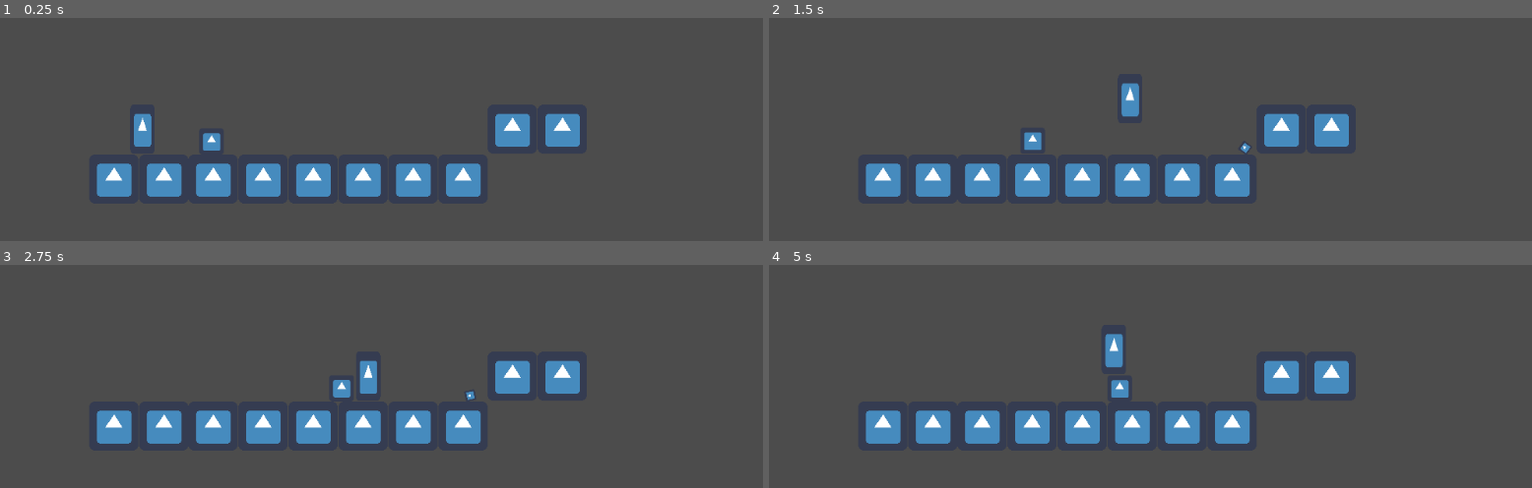
Above: before the commit, frames 1-4 (two rows, left to right).
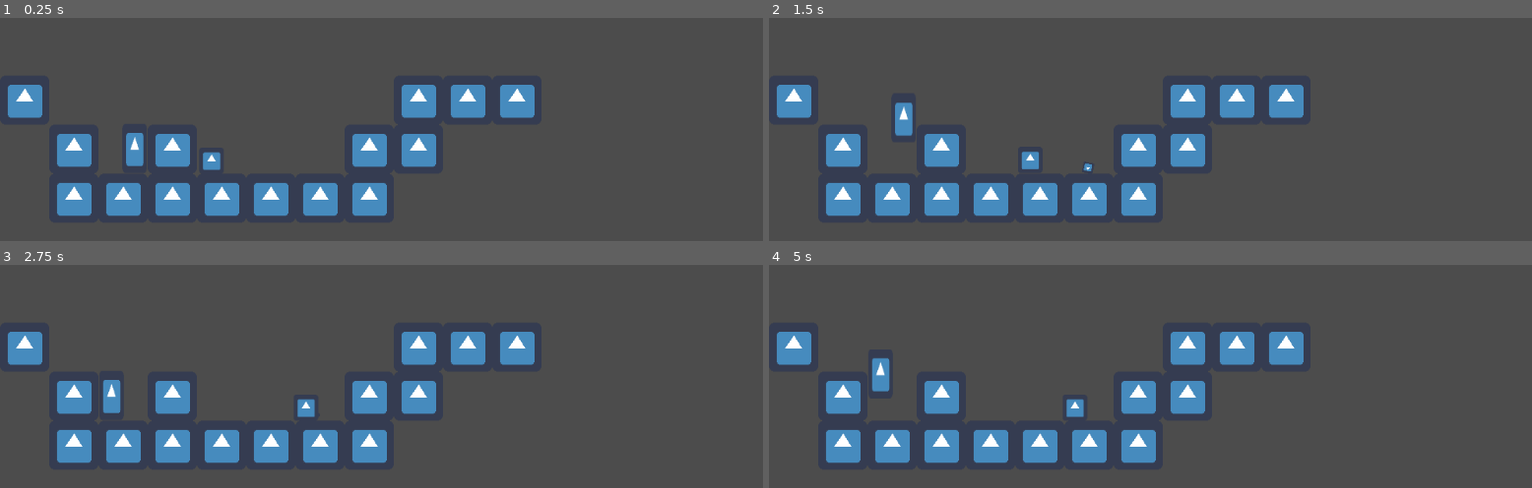
Above: after the commit, the same moments.

Repository: FavouredFool/special-disco
Game: Godot game, scene res://Scenes/Main.tscn
Two runs of this game, one before a commit and one after it. Both use one fixed random seed, a clock stepped at 60 frames per second and the inputs below. The engine's default icon, where the game draws it, is replaced by a stand-in: a white triangle on a blue panel in a dark square.
Inputs (mouse positions are in pixels of both pictures, inside the frame that each line leads up to):
- Up to frame 1 (0.25 s): no input
- Up to frame 2 (1.5 s): tap Enter at 0.5 s; move the mouse to (1333, 38) at 0.52 s; hold D (move_right) from 0.53 s (still down); tap Space (jump) at 0.6, 0.77, 1.07, 1.35 s; click (1333, 38) at 0.67 s; move the mouse to (1005, 82) at 1.27 s
- Up to frame 3 (2.75 s): tap Space (jump) at 1.52, 1.82, 2.1 s; move the mouse to (outside the picture) at 2.02 s; release D (move_right) at 2.03 s; hold A (move_left) from 2.03 s (still down)
- Up to frame 4 (5 s): move the mouse to (1119, 398) at 2.77 s; release A (move_left) at 2.78 s; hold D (move_right) 2.78-4.28 s; tap Space (jump) at 2.85, 3.02, 3.32, 3.6, 3.77, 4.07, 4.35, 4.52, 4.82 s; click (1119, 398) at 2.92 s; move the mouse to (1402, 376) at 3.52 s; move the mouse to (outside the picture) at 4.27 s; hold A (move_left) from 4.28 s (still down)

The runs differ from the first frame. In frame 1, 15% of the frame differs, in the area x 1-76%, y 29-89%; in frame 2, 15%; in frame 3, 15%; in frame 4, 15%.

Commit message:
feat: Dog jumps!

Diff:
--- a/Scenes/Main.tscn
+++ b/Scenes/Main.tscn
@@ -1,43 +1,37 @@
-[gd_scene load_steps=5 format=2]
+[gd_scene load_steps=7 format=2]
 
-[ext_resource path="res://Scenes/CollisionObject.tscn" type="PackedScene" id=1]
 [ext_resource path="res://Scenes/Player.tscn" type="PackedScene" id=2]
 [ext_resource path="res://Scenes/BallSpawner.tscn" type="PackedScene" id=3]
 [ext_resource path="res://Scenes/Dog.tscn" type="PackedScene" id=4]
+[ext_resource path="res://icon.png" type="Texture" id=5]
+
+[sub_resource type="ConvexPolygonShape2D" id=2]
+points = PoolVector2Array( 64, 64, 0, 64, 0, 0, 64, 0 )
+
+[sub_resource type="TileSet" id=1]
+0/name = "icon.png 0"
+0/texture = ExtResource( 5 )
+0/tex_offset = Vector2( 0, 0 )
+0/modulate = Color( 1, 1, 1, 1 )
+0/region = Rect2( 0, 0, 64, 64 )
+0/tile_mode = 0
+0/occluder_offset = Vector2( 0, 0 )
+0/navigation_offset = Vector2( 0, 0 )
+0/shape_offset = Vector2( 0, 0 )
+0/shape_transform = Transform2D( 1, 0, 0, 1, 0, 0 )
+0/shape = SubResource( 2 )
+0/shape_one_way = false
+0/shape_one_way_margin = 1.0
+0/shapes = [ {
+"autotile_coord": Vector2( 0, 0 ),
+"one_way": false,
+"one_way_margin": 1.0,
+"shape": SubResource( 2 ),
+"shape_transform": Transform2D( 1, 0, 0, 1, 0, 0 )
+} ]
+0/z_index = 0
 
 [node name="Main" type="Node"]
-
-[node name="Colliders" type="Node2D" parent="."]
-
-[node name="CollisionObject" parent="Colliders" instance=ExtResource( 1 )]
-position = Vector2( 148, 455 )
-
-[node name="CollisionObject2" parent="Colliders" instance=ExtResource( 1 )]
-position = Vector2( 213, 455 )
-
-[node name="CollisionObject3" parent="Colliders" instance=ExtResource( 1 )]
-position = Vector2( 277, 455 )
-
-[node name="CollisionObject4" parent="Colliders" instance=ExtResource( 1 )]
-position = Vector2( 342, 455 )
-
-[node name="CollisionObject5" parent="Colliders" instance=ExtResource( 1 )]
-position = Vector2( 407, 455 )
-
-[node name="CollisionObject6" parent="Colliders" instance=ExtResource( 1 )]
-position = Vector2( 472, 455 )
-
-[node name="CollisionObject7" parent="Colliders" instance=ExtResource( 1 )]
-position = Vector2( 537, 455 )
-
-[node name="CollisionObject8" parent="Colliders" instance=ExtResource( 1 )]
-position = Vector2( 602, 455 )
-
-[node name="CollisionObject9" parent="Colliders" instance=ExtResource( 1 )]
-position = Vector2( 666, 390 )
-
-[node name="CollisionObject10" parent="Colliders" instance=ExtResource( 1 )]
-position = Vector2( 731, 390 )
 
 [node name="Player" parent="." instance=ExtResource( 2 )]
 position = Vector2( 185, 374 )
@@ -46,3 +40,12 @@
 
 [node name="Dog" parent="." instance=ExtResource( 4 )]
 position = Vector2( 275, 385 )
+ball_margin = 15.0
+
+[node name="TileMap" type="TileMap" parent="." groups=["EnvCollider"]]
+tile_set = SubResource( 1 )
+show_collision = true
+collision_layer = 2
+collision_mask = 0
+format = 1
+tile_data = PoolIntArray( 262143, 0, 0, 327679, 0, 0, 327680, 0, 0, 327688, 0, 0, 327689, 0, 0, 327690, 0, 0, 393217, 0, 0, 393219, 0, 0, 393223, 0, 0, 393224, 0, 0, 458753, 0, 0, 458754, 0, 0, 458755, 0, 0, 458756, 0, 0, 458757, 0, 0, 458758, 0, 0, 458759, 0, 0 )
--- a/Scripts/DogScript.gd
+++ b/Scripts/DogScript.gd
@@ -3,26 +3,53 @@
 
 signal push_player
 
-onready var ChangeDirectionTimer : Timer = $ChangeDirectionTimer
 onready var ballSpawner : BallSpawner = get_node("/root/Main/BallSpawner")
 
 const UP_DIRECTION : Vector2 = Vector2.UP
 
 export var speed : float = 400.0
+export var jump_strength: float = 1000
 export var gravity : float = 4500.0
+export var ball_margin : float = 5.0
 
 var _direction : Vector2 = Vector2.RIGHT
 var _velocity : Vector2 = Vector2.ZERO
+var _desires_jump : bool
+var _jump_avaliable : bool
 
 func _physics_process(delta:float) -> void:
 
+	if is_on_floor():
+		_jump_avaliable = true
+
 	if ballSpawner.ball_instance:
-		var right = sign(ballSpawner.ball_instance.position.x - position.x)
+		# determine x-direction
+		var distance_from_ball : float = (ballSpawner.ball_instance.position - position).length()
+		var right
+		if (distance_from_ball > ball_margin):
+			right = sign(ballSpawner.ball_instance.position.x - position.x)
+		else:
+			right = 0
 
 		_velocity.x = right * speed
+
+		# determine if jump
+		for i in get_slide_count():
+			var collision = get_slide_collision(i)
+			if collision.collider.is_in_group("EnvCollider"):
+				if collision.normal == -_velocity.normalized():
+					_desires_jump = true
+
+
 	else:
+		# stand still
 		_velocity.x = 0.0
 
+
+	# Jump
+	if _desires_jump:
+		_velocity.y = -jump_strength
+		_desires_jump = false
 
 	_velocity.y += gravity * delta
 
